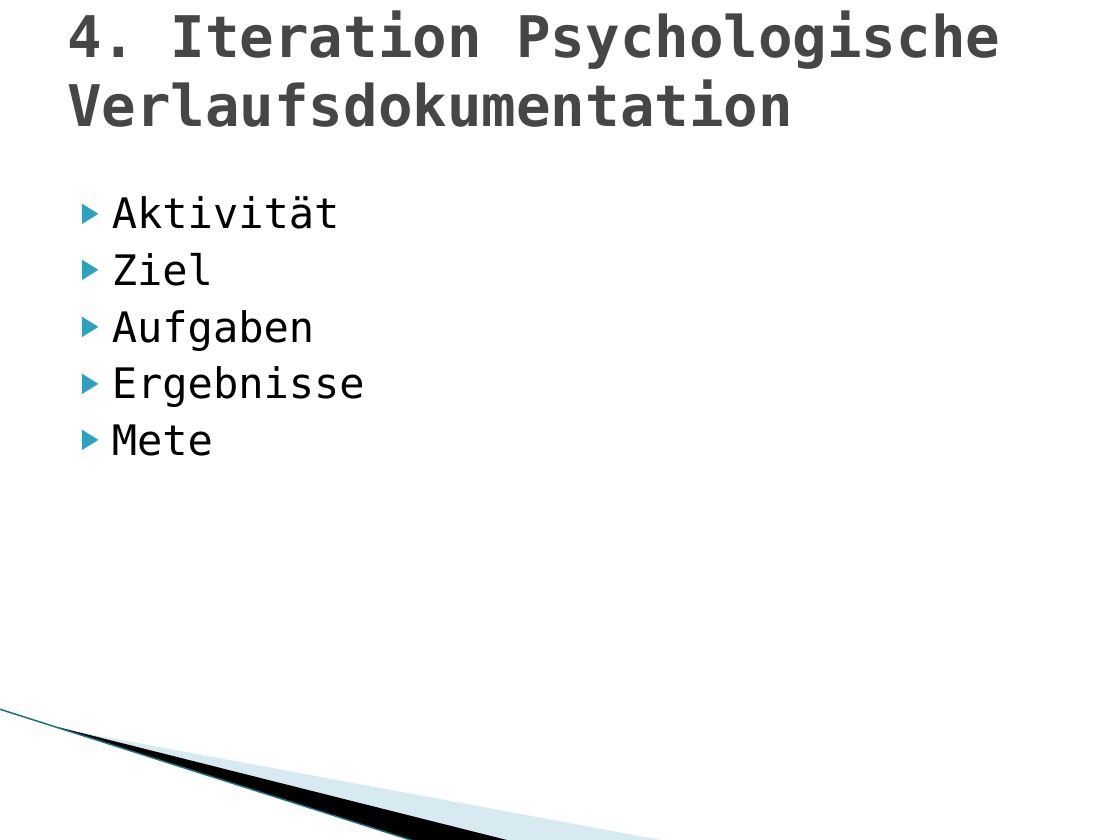
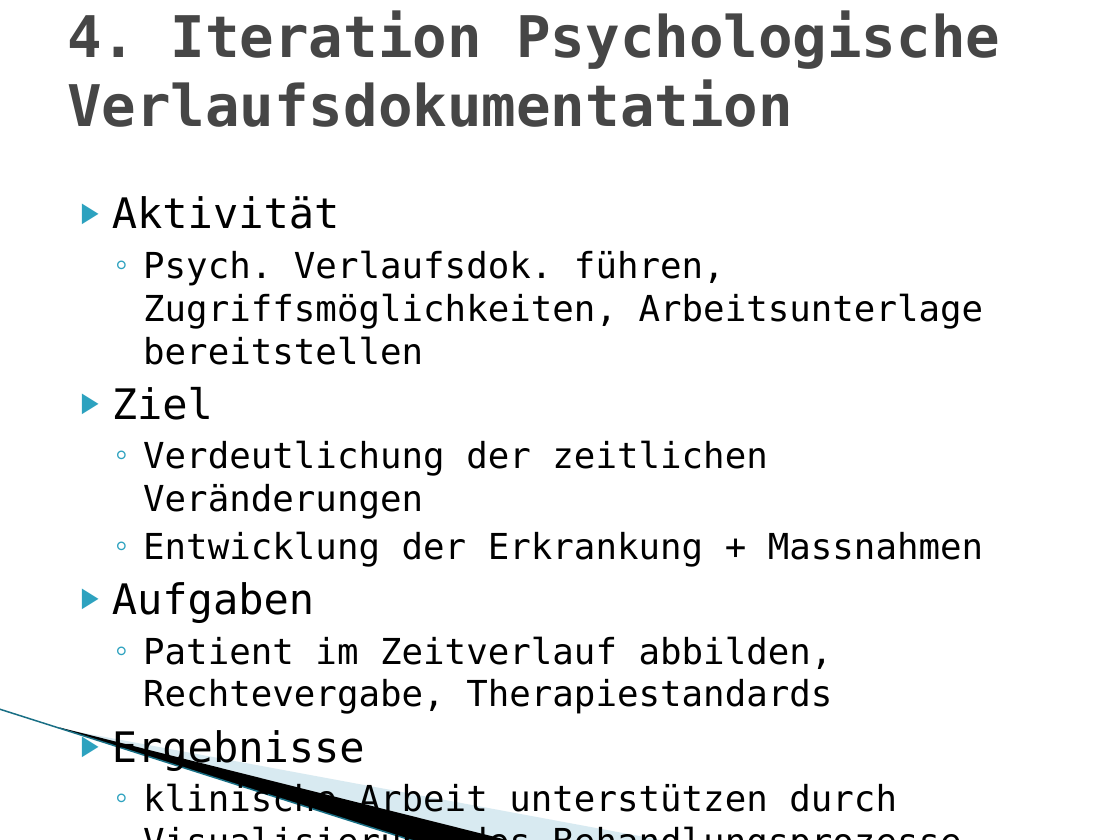
Before and after one commit to MarwinPhilips/ch.bfh.btx8081.w2015.schwarz, a slide deck: slide 14 of Documents/Task 1/Task 1 Introduction to the MHC-PMS, First.pptx. Drawn at 1120x840 pixels with LibreOffice and Linux fonts; fonts in the diff are those of the drawing; background and template pictures are left out. Boxes give left, top, right and bottom in pixels: in the first picture for what was removed or moved away, otherwise in the second. Text is boxed around its words. In the diff, an @@ line names an element or a change of style, - is before the commit and + after.

Commit message:
TODO: Turna, pp ergänzt.

```diff
--- a/Documents/Task 1/Task 1 Introduction to the MHC-PMS, First.pptx
+++ b/Documents/Task 1/Task 1 Introduction to the MHC-PMS, First.pptx
@@ text at (143,250,984,365): paragraph added @@
+  ◦ Psych. Verlaufsdok. führen, Zugriffsmöglichkeiten, Arbeitsunterlage bereitstellen
@@ text at (143,440,983,567): paragraphs added @@
+  ◦ Verdeutlichung der zeitlichen Veränderungen
+  ◦ Entwicklung der Erkrankung + Massnahmen
@@ text at (143,636,833,714): paragraph added @@
+  ◦ Patient im Zeitverlauf abbilden, Rechtevergabe, Therapiestandards
@@ text at (143,782,897,819): text changed; size 27 to 23 pt @@
-▶ Mete
+  ◦ klinische Arbeit unterstützen durch Visualisierung des Behandlungsprozesse, Datensicherheit
```
